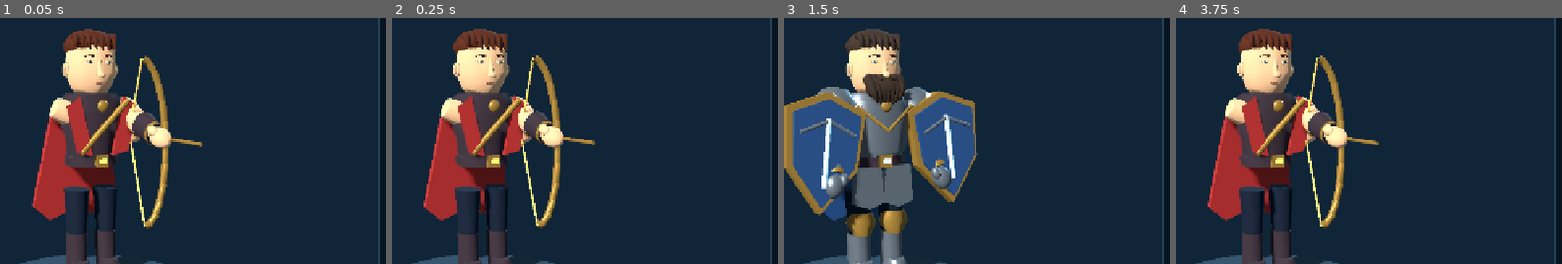
Above: before the commit, frames 1-4 (left to right).
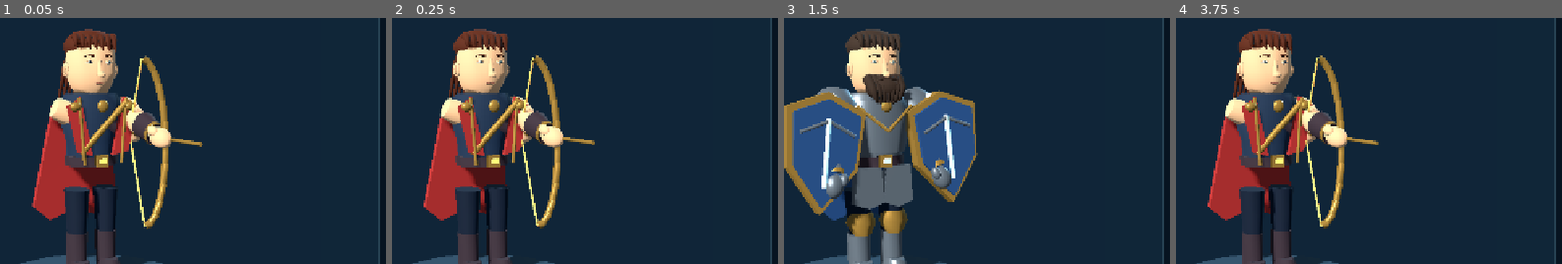
Above: after the commit, the same moments.

Repository: leosardinhalaus-math/leo-sardinha-math
Game: Godot game, scene res://scenes/CharacterGallery.tscn
The game is run twice, just before and just after one commit, with the same random seed, the same clock (stepped at 60 frames per second) and the same inputs. This scene is started directly instead of the project's main scene.
Inputs:
- Up to frame 1 (0.05 s): no input
- Up to frame 2 (0.25 s): no input
- Up to frame 3 (1.5 s): click "01 · Arqueira da Derivada" at 0.5 s; click "← ANTERIOR" at 1.25 s
- Up to frame 4 (3.75 s): click "45 · Guardião da Comparação" at 2 s; click "idle" at 2.75 s; click "PRÓXIMO →" at 3.5 s
The pictures show only the part of the screen within x 50-100%, y 24-74%; the shares and areas given below are measured in that part.

The runs differ from the first frame. In frame 1, 1.1% of the frame differs, in the area x 15-35%, y 15-60%; in frame 2, 1.2%, in the area x 14-36%, y 15-61%; in frame 3, nothing differs; in frame 4, 1.2%.

Commit message:
godot(3d): enhance Arqueira corset/ponytail and Mago beard/spiral staff using native sculpted meshes

Diff:
--- a/scripts/NativeCharacter.gd
+++ b/scripts/NativeCharacter.gd
@@ -115,7 +115,9 @@
 	if armored and str(get_meta("card_key")) not in ["limit","cauchy","comparison","implicit"]: shell = Geo.material(Color(profile.get("color","#294975")).lightened(0.08),true)
 	if str(get_meta("card_key")) == "ftc": shell = gold
 	var leather = Geo.material(Color("342c36"))
-	if outfit == "leather": shell = leather
+	if outfit == "leather":
+		# O corpete da Arqueira é azul-escuro nas cartas; a capa e as ombreiras ficam rubras.
+		shell = Geo.material(Color("20324a")) if str(get_meta("card_key")) == "slope" else leather
 	Geo.loft(body,"TailoredTorso",Vector3.ZERO,[Vector3(0.21*broad,-0.16,0.145),Vector3(0.22*broad,0.02,0.16),Vector3(0.30*broad,0.27,0.19),Vector3(0.23*broad,0.37,0.15)],shell)
 	Geo.loft(body,"Belt",Vector3.ZERO,[Vector3(0.23*broad,-0.16,0.17),Vector3(0.235*broad,-0.09,0.17)],leather)
 	_p(body,"Buckle","box",Vector3(0,-0.12,-0.176),Vector3(0.095,0.085,0.032),gold)
@@ -141,6 +143,10 @@
 		for side in [-1.0,1.0]:
 			Geo.panel(body,"RedLeatherPanel",Vector3(0,0,-0.18),PackedVector2Array([Vector2(side*0.08,-0.08),Vector2(side*0.21,-0.05),Vector2(side*0.29,0.28),Vector2(side*0.18,0.35)]),0.035,cloth)
 		Geo.segment(body,"LeatherStrap",Vector3(-0.21,0.32,-0.19),Vector3(0.17,-0.06,-0.18),0.025,gold)
+		if str(get_meta("card_key")) == "slope":
+			for side in [-1.0,1.0]:
+				Geo.segment(body,"SlopeGoldCorsetPiping",Vector3(side*0.19,0.34,-0.20),Vector3(side*0.15,-0.14,-0.20),0.013,gold)
+				_p(body,"SlopeCapeClasp","sphere",Vector3(side*0.22,0.28,-0.20),Vector3(0.045,0.035,0.03),gold,true)
 	if profile.get("detail") in ["cape","beard","wings"] or outfit == "armor":
 		var cape_mat = Geo.material(Color("e4e0ce")) if str(get_meta("card_key")) == "area" else cloth
 		Geo.panel(body,"CutCape",Vector3(0,0,0.22),PackedVector2Array([Vector2(-0.24,0.29),Vector2(0.24,0.29),Vector2(0.36,-0.51),Vector2(0.22,-0.63),Vector2(0,-0.55),Vector2(-0.22,-0.63),Vector2(-0.36,-0.51)]),0.045,cape_mat).rotation.x = -0.18
@@ -200,7 +206,7 @@
 		var beard_paths: Array = []
 		for index in range(7):
 			var x = (index-3)*0.041
-			var length = (0.29 if long_beard else 0.14)*(1.0-absf(x)*2.2)
+			var length = (0.41 if str(get_meta("card_key")) == "power" else (0.29 if long_beard else 0.14))*(1.0-absf(x)*2.2)
 			beard_paths.append([Vector3(x,-0.078,-0.16+absf(x)*0.2),Vector3(x*0.95,-0.15,-0.205),Vector3(x*0.74,-0.19-length*0.35,-0.217),Vector3(x*0.45,-0.17-length,-0.17)])
 		Geo.locks(head,"SculptedBeard",beard_paths,0.044,hair)
 		var moustache_paths: Array = []
@@ -257,6 +263,11 @@
 			var tail = Geo.loft(head,"Ponytail",Vector3(0,0.14,0.23),[Vector3(0.015,-0.30,0.025),Vector3(0.08,-0.04,0.08),Vector3(0.055,0.13,0.065)],hair,8)
 			tail.rotation.x = -0.8
 			_p(head,"HairTie","sphere",Vector3(0,0.14,0.21),Vector3(0.07,0.06,0.07),gold)
+			var swept_tail: Array = []
+			for strand in range(4):
+				var x = (strand-1.5)*0.039
+				swept_tail.append([Vector3(x,0.16,0.25),Vector3(x+0.027,0.04,0.31),Vector3(x+0.05,-0.17,0.37),Vector3(x+0.073,-0.38,0.43)])
+			Geo.locks(head,"PonytailLocks",swept_tail,0.028,hair).set_meta("motion_piece","PonytailLocks")
 		elif style == "braid":
 			for side in [-1.0,1.0]:
 				for index in range(5): _p(head,"Braid","sphere",Vector3(side*(0.20+sin(index*PI/2)*0.012),-0.02-index*0.075,0.035),Vector3(0.048-index*0.004,0.065,0.05),hair)
@@ -353,6 +364,14 @@
 			else:
 				_p(gear, "StaffGem", "sphere", Vector3(0.5, 1.89, -0.14), Vector3(0.16, 0.22, 0.16), glow)
 				_ring(Vector3(0.5, 1.89, -0.14), 0.25, gold, Vector3(PI/2, 0, 0))
+				if str(get_meta("card_key")) == "power":
+					var helix: Array[Vector3] = []
+					for step in range(31):
+						var t = float(step)/30.0
+						var angle = t*TAU*2.5
+						helix.append(Vector3(0.5+cos(angle)*(.07+t*.10),1.35+t*.70,-0.14+sin(angle)*(.07+t*.10)))
+					Geo.curve(gear,helix,0.023,glow)
+					_p(gear,"PowerStaffRunestone","sphere",Vector3(0.5,2.03,-0.14),Vector3(0.11,0.13,0.11),gold,true)
 			if weapon == "staff_book":
 				_book(Vector3(-0.4, 1.02, -0.28))
 		"book", "scroll", "wave_plot", "navigation", "twin_persona":
@@ -537,7 +556,7 @@
 		var frame = top.get_parent().get_node_or_null("ArcaneFilament") if top else null
 		if top and bottom and arrow and frame:
 			bow_links = {"top":top,"bottom":bottom,"arrow":arrow,"frame":frame,"hand":right_wrist.get_node("Hand")}
-	_follow(head,"HairFollow",Vector3(0,0.12,0.04),["LongLock","Ponytail","HairTie","Braid"],"hair",0.085,0.8)
+	_follow(head,"HairFollow",Vector3(0,0.12,0.04),["LongLock","Ponytail","PonytailLocks","HairTie","Braid"],"hair",0.085,0.8)
 	_follow(head,"BeardFollow",Vector3(0,-0.08,-0.16),["SculptedBeard","BeardVolume","Moustache"],"beard",0.07,0.55)
 	_follow(body,"CapeFollow",Vector3(0,0.29,0.22),["CutCape"],"cape",0.11,0.9)
 	_follow(body,"RobeFollow",Vector3(0,-0.15,0),["PleatedRobe"],"robe",0.07,0.38)
